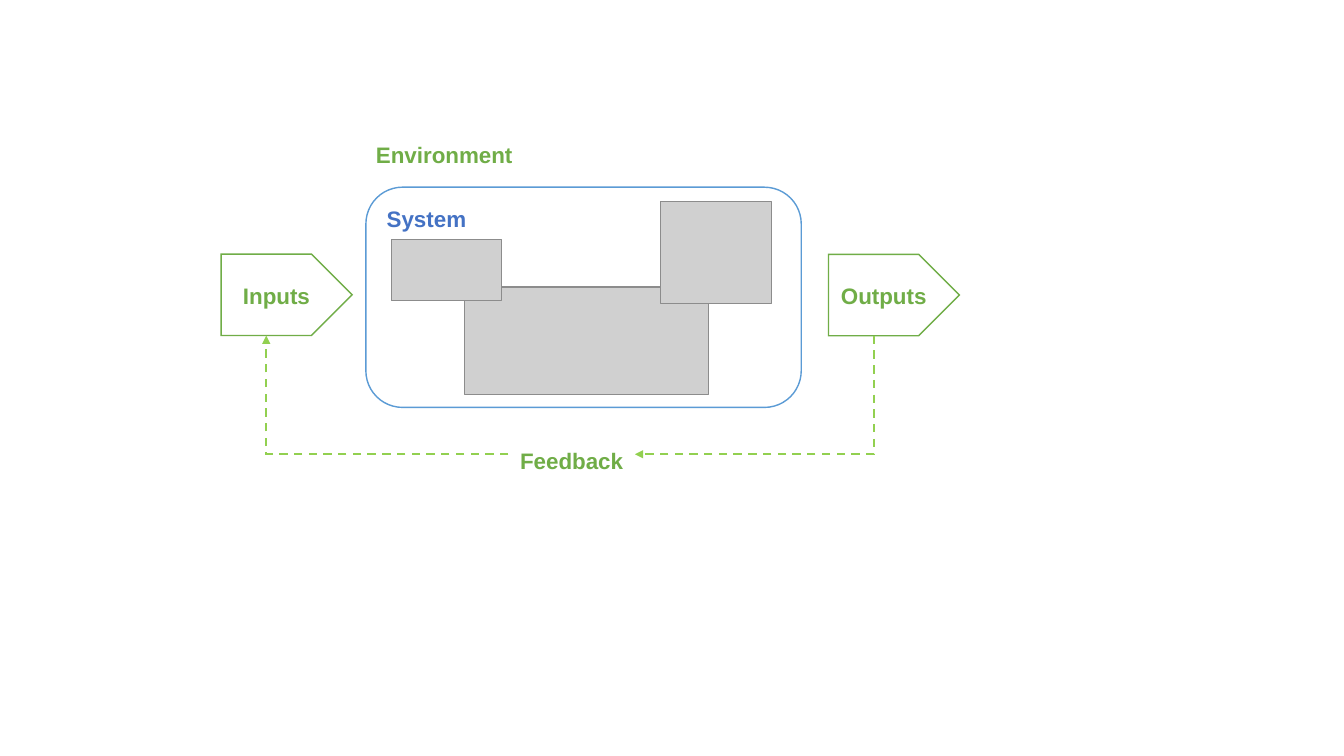
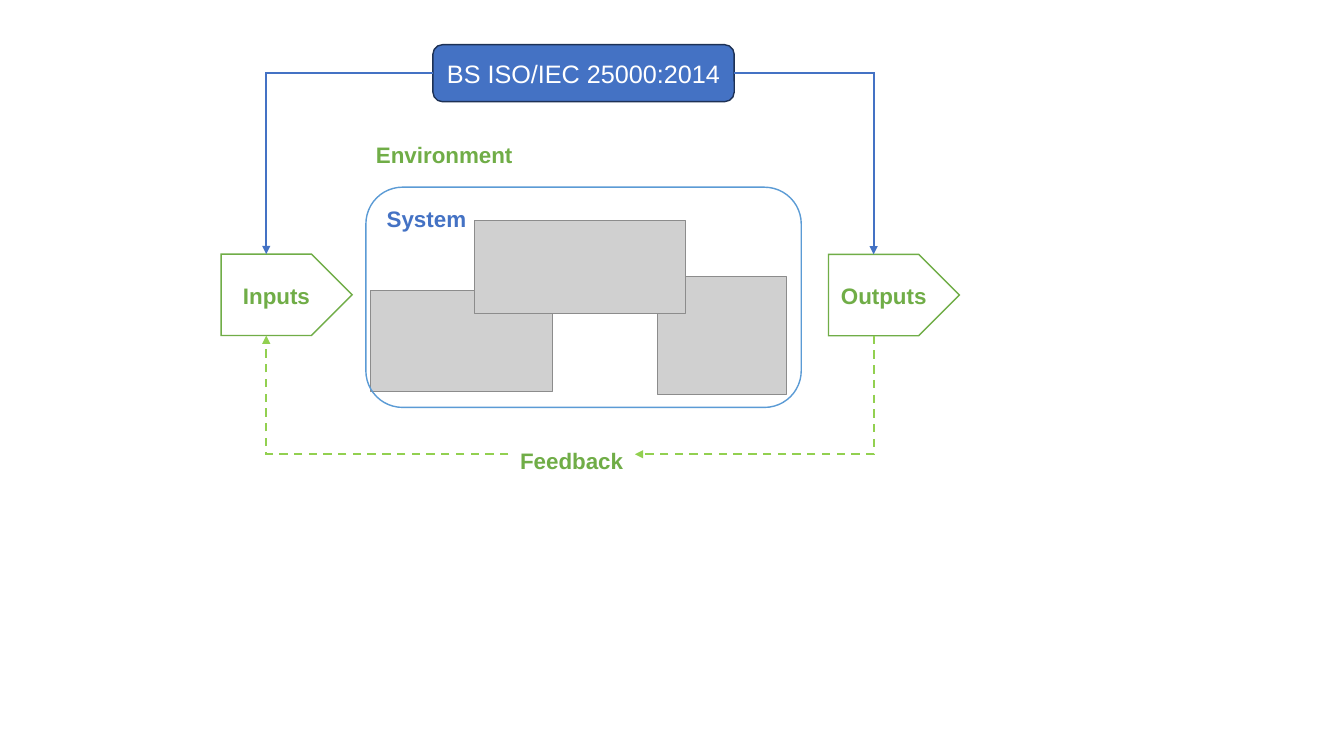
Before and after one commit to coillarach/SET09102, a slide deck: slide 10 of images/graphics.pptx. Drawn at 1344x756 pixels with LibreOffice and Linux fonts; fonts in the diff are those of the drawing; grey boxes stand for pictures. Boxes give left, top, right and bottom in pixels: in the first picture for what was removed or moved away, otherwise in the second. Text is boxed around its words. In the diff, an @@ line names an element or a change of style, - is before the commit and + after.

```diff
--- a/images/graphics.pptx
+++ b/images/graphics.pptx
@@ rounded rectangle added at [434,44,735,102], fill #4472C4, outline #1E3256 1 pt, 18 pt, text #FFFFFF @@
+BS ISO/IEC 25000:2014
@@ elbow arrow added from (434, 74) to (266, 254), #4472C4 1.5 pt @@
@@ elbow arrow added from (734, 74) to (874, 254), #4472C4 1.5 pt @@
@@ picture: place and size @@
-picture at [465,287,709,395]
+picture at [475,221,687,315]
@@ picture: place and size @@
-picture at [391,240,502,301]
+picture at [371,291,554,392]
@@ picture: place and size @@
-picture at [660,202,771,303]
+picture at [658,276,787,395]
```
Also in this commit, not shown: 1 slide added, 5 other files.
